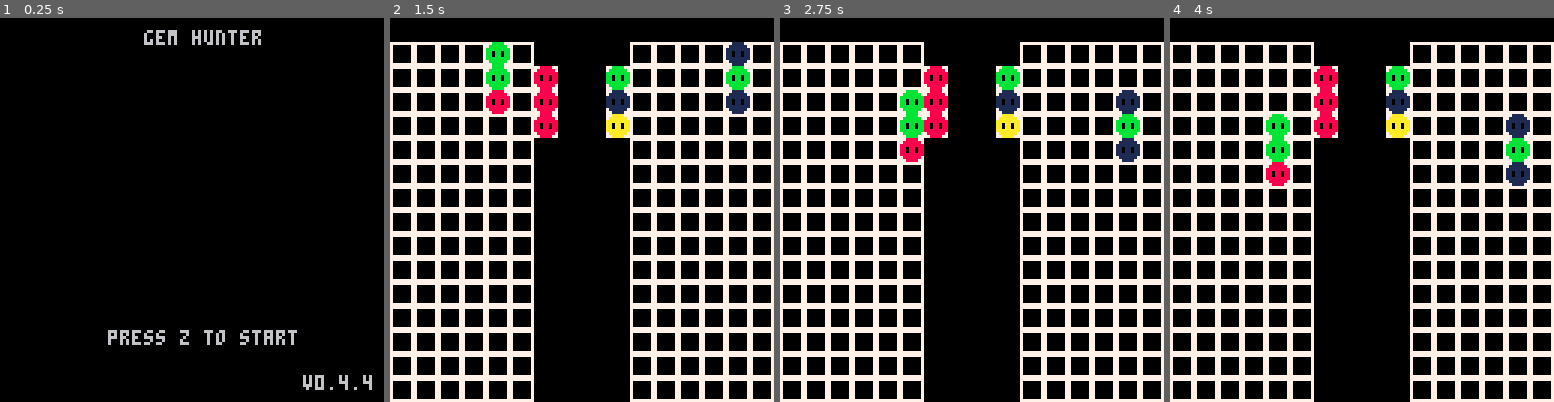
Above: before the commit, frames 1-4 (left to right).
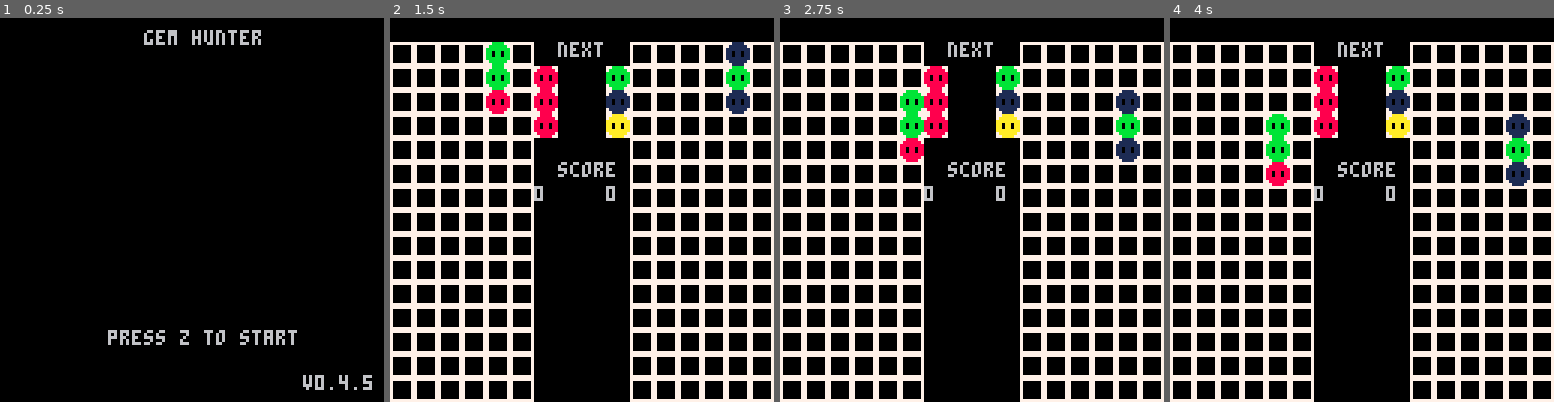
Above: after the commit, the same moments.

Repository: EliasJMote/Gem-Hunter-Pico-8
Game: PICO-8 cartridge gem_hunter.p8
Same seed, same stepped clock (60 frames per second), same inputs: the game is played once before the commit and once after it.
Inputs:
- Up to frame 1 (0.25 s): no input
- Up to frame 2 (1.5 s): tap X (X key) at 0.33, 1.07 s; tap O (Z key) at 0.7 s
- Up to frame 3 (2.75 s): hold Right 1.6-2.1 s; tap O (Z key) at 1.7, 2.1, 2.5 s; tap X (X key) at 1.85 s; hold Right from 2.47 s (still down)
- Up to frame 4 (4 s): tap O (Z key) at 2.9, 3.3, 3.7 s; tap X (X key) at 2.97 s; release Right at 3.03 s; hold Left 3.08-3.58 s; hold Down 3.63-3.97 s

The runs differ from the first frame. In frame 1, less than 0.1% of the frame differs, in the area x 94-97%, y 92-97%; in frame 2, 0.7%, in the area x 37-59%, y 6-48%; in frame 3, 0.7%; in frame 4, 0.7%.

Commit message:
V0.4.5 - Added score display, added crush ability with the 'X' key when score is at least ten

Diff:
--- a/gem_hunter.p8
+++ b/gem_hunter.p8
@@ -51,7 +51,7 @@
 			local blk_clr = p.well[i][j]
 
 			-- check for a vertical row
-			if(blk_clr ~= 0) then
+			if(blk_clr ~= 0 and blk_clr ~= 17) then
 				if(p.well[i][j+1] == blk_clr and p.well[i][j+2] == blk_clr) then
 					add(d_b, {i=i,j=j})
 					init_block_added = true
@@ -70,7 +70,7 @@
 			local blk_clr = p.well[i][j]
 
 			-- check for a horizontal row
-			if(blk_clr ~= 0) then
+			if(blk_clr ~= 0 and blk_clr ~= 17) then
 				if(p.well[i+1][j] == blk_clr and p.well[i+2][j] == blk_clr) then
 					if not(init_block_added) then
 						add(d_b, {i=i,j=j})
@@ -91,7 +91,7 @@
 			local blk_clr = p.well[i][j]
 
 			-- check for a diagonal row
-			if(blk_clr ~= 0) then
+			if(blk_clr ~= 0 and blk_clr ~= 17) then
 				if(p.well[i+1][j+1] == blk_clr and p.well[i+2][j+2] == blk_clr) then
 					if not(init_block_added) then
 						add(d_b, {i=i,j=j})
@@ -112,7 +112,7 @@
 			local blk_clr = p.well[i][j]
 
 			-- check for a diagonal row
-			if(blk_clr ~= 0) then
+			if(blk_clr ~= 0 and blk_clr ~= 17) then
 				if(p.well[i+1][j-1] == blk_clr and p.well[i+2][j-2] == blk_clr) then
 					if not(init_block_added) then
 						add(d_b, {i=i,j=j})
@@ -148,6 +148,30 @@
 	end
 end
 
+function add_crush_levels(p,crush_levels)
+	-- first, copy blocks up by the number of crush levels
+	for i=1,6 do
+		for j=1+crush_levels,14 do
+			p.well[i][j] = p.well[i][j+crush_levels]
+		end
+	end
+
+	-- next, setup gray crush bars for each crush level
+	for i=1,6 do
+		for j=15-p.crush_bar_level, 15-p.crush_bar_level-crush_levels+1, -1 do
+			p.well[i][j] = 17
+		end
+	end
+
+	-- update the number of crush bar levels for the player
+	p.crush_bar_level += crush_levels
+
+	-- create a new column for the player
+	p = create_new_column(p)
+
+	return p
+end
+
 -- initialize the player
 function init_player(p, x, player)
 
@@ -155,14 +179,15 @@
 	p.player = player or 0
 	p.timer = 0
 	p.clear_process = false
+	p.crush_process = false
 	p.del_blks = {}
+	p.crush_bar_level = 0
 
 	-- create the column
 	p.column = {}
 	p.column.x = x or 32
 	p.column.y = 8
 	p.column.sprites = {}
-
 	add(p.column.sprites, flr(rnd(4)) + 1)
 	add(p.column.sprites, flr(rnd(4)) + 1)
 	add(p.column.sprites, flr(rnd(4)) + 1)
@@ -174,6 +199,9 @@
 	add(p.column_next, flr(rnd(4)) + 1)
 	add(p.column_next, flr(rnd(4)) + 1)
 
+	-- current score
+	p.score = 0
+
 	-- 6 x 15
 	p.well = {
 				{0,0,0,0,0,0,0,0,0,0,0,0,0,0,0,},
@@ -187,6 +215,7 @@
 	return p
 end
 
+-- create a new column and init values
 function create_new_column(p)
 	p.column.sprites[1] = p.column_next[1]
 	p.column.sprites[2] = p.column_next[2]
@@ -227,14 +256,7 @@
 					p.clear_process = true
 					p.timer = 30
 				else
-					-- create new column
-					--[[p.column.sprites[1] = flr(rnd(4)) + 1
-					p.column.sprites[2] = flr(rnd(4)) + 1
-					p.column.sprites[3] = flr(rnd(4)) + 1
-
-					p.clear_process = false
-					p.column.y = 8
-					p.timer = 0]]
+					-- create a new column
 					p = create_new_column(p)
 				end
 			end
@@ -270,6 +292,13 @@
 		if(p.timer == 50) then
 			p = blk_removal(p)
 			p = drop_blocks(p)
+			for i in all(p.del_blks) do
+				if(p.score < 30) then
+					p.score += 1
+				else
+					p.score = 30
+				end
+			end
 
 			-- check if new blocks can be removed
 			p.del_blks = check_rows(p)
@@ -280,14 +309,7 @@
 			-- otherwise, continue as normal
 			else
 
-				-- create new column
-				--[[p.column.sprites[1] = flr(rnd(4)) + 1
-				p.column.sprites[2] = flr(rnd(4)) + 1
-				p.column.sprites[3] = flr(rnd(4)) + 1
-
-				p.clear_process = false
-				p.column.y = 8
-				p.timer = 0]]
+				-- create a new column
 				p = create_new_column(p)
 			end
 		end
@@ -317,6 +339,27 @@
 		end
 	end
 
+	-- activate crush
+	if(btnp(5, p.player) and p.score >= 10) then
+		--p.crush_process = true
+
+
+		-- first, calculate the number of crush levels
+		local crush_levels = flr(p.score / 10)
+
+		-- subtract 10 x number of crush levels from the players score
+		p.score -= 10 * crush_levels
+
+		-- add crush levels to the other player
+		if(p.player == 0) then
+			globals.p2 = add_crush_levels(globals.p2, crush_levels)
+		else
+			globals.p1 = add_crush_levels(globals.p1, crush_levels)
+		end
+
+		--p.crush_process = false
+	end
+
 	return p
 end
 
@@ -355,7 +398,7 @@
 		local margin = 4
 		print("gem hunter", 48, margin)
 		print("press z to start", 36, 104)
-		print("v0.4.4", 105-margin, 123-margin)
+		print("v0.4.5", 105-margin, 123-margin)
 
 	elseif(globals.state == "1 Player Game") then
 
@@ -383,6 +426,7 @@
 		end
 
 		-- draw the next columns for the players
+		print("next", 56, 8)
 		spr(globals.p1.column_next[1], 48, 16)
 		spr(globals.p1.column_next[2], 48, 24)
 		spr(globals.p1.column_next[3], 48, 32)
@@ -390,6 +434,11 @@
 		spr(globals.p2.column_next[1], 72, 16)
 		spr(globals.p2.column_next[2], 72, 24)
 		spr(globals.p2.column_next[3], 72, 32)
+
+		-- draw the current scores
+		print("score", 56, 48)
+		print(globals.p1.score, 48, 56)
+		print(globals.p2.score, 72, 56)
 	end
 
 end
@@ -402,3 +451,11 @@
 7000000788888888aaaaaaaabbbbbbbb111111110000000000070000000008001000000a00000000000000000000000000000000000000000000000000000000
 70000007788888877aaaaaa77bbbbbb77111111770000007700000077b000007710000a700000000000000000000000000000000000000000000000000000000
 777777777788887777aaaa7777bbbb777711117777000077770000777701007777100a7700000000000000000000000000000000000000000000000000000000
+00000000775555770000000000000000000000000000000000000000000000000000000000000000000000000000000000000000000000000000000000000000
+00000000755555570000000000000000000000000000000000000000000000000000000000000000000000000000000000000000000000000000000000000000
+00000000555555550000000000000000000000000000000000000000000000000000000000000000000000000000000000000000000000000000000000000000
+00000000550550550000000000000000000000000000000000000000000000000000000000000000000000000000000000000000000000000000000000000000
+00000000550550550000000000000000000000000000000000000000000000000000000000000000000000000000000000000000000000000000000000000000
+00000000555555550000000000000000000000000000000000000000000000000000000000000000000000000000000000000000000000000000000000000000
+00000000755555570000000000000000000000000000000000000000000000000000000000000000000000000000000000000000000000000000000000000000
+00000000775555770000000000000000000000000000000000000000000000000000000000000000000000000000000000000000000000000000000000000000
Not shown, changed: readme.txt
